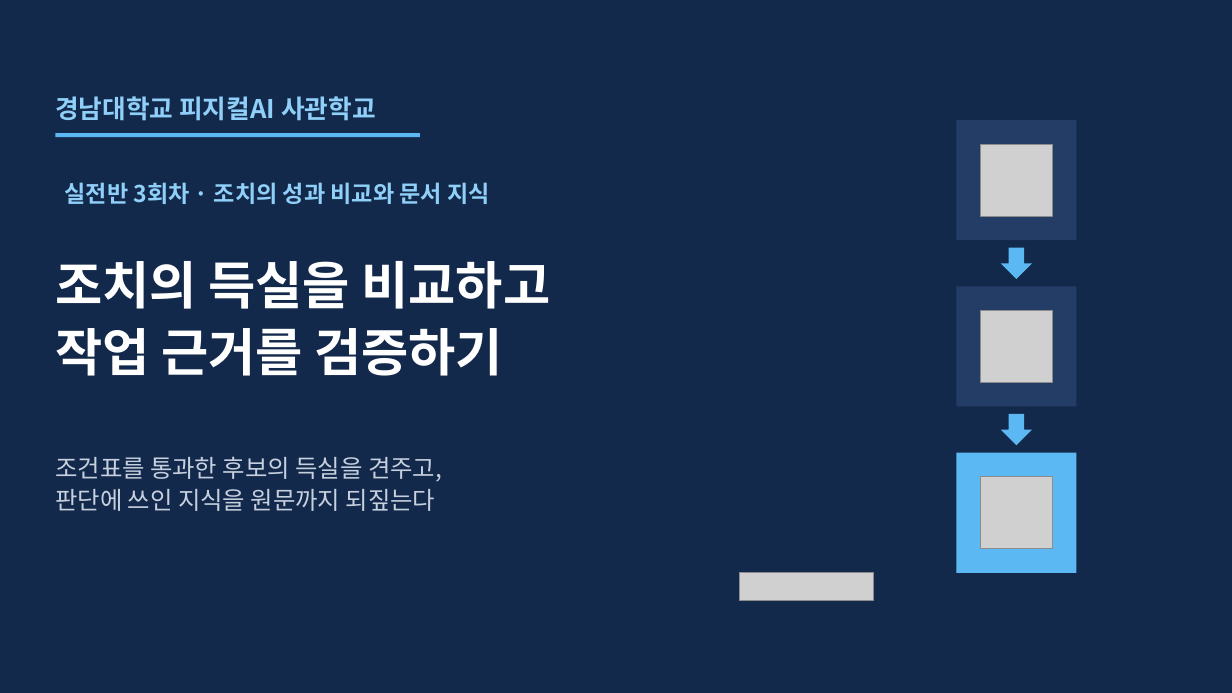
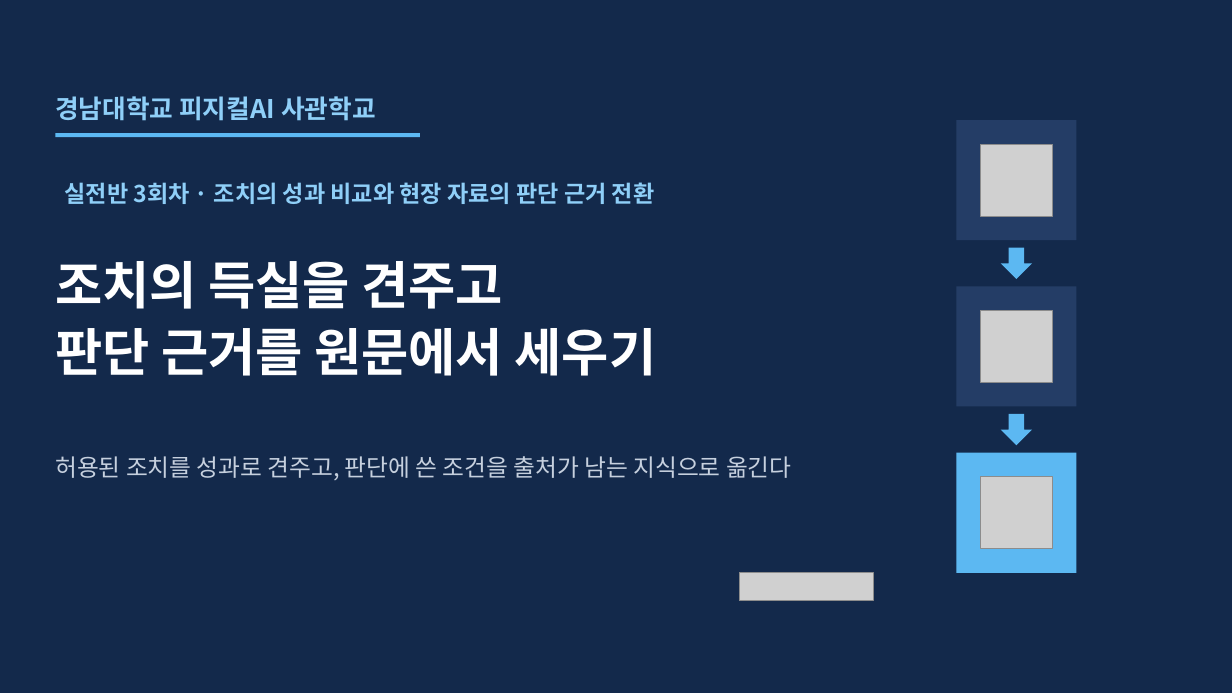
Before and after one commit to uengine-oss/hyd-iot-edu, a slide deck: slide 1 of workspace/강의제작/산출물/실전반/이론/03회차/실전반_03일차.pptx. Drawn at 1232x693 pixels with LibreOffice and Linux fonts; fonts in the diff are those of the drawing; grey boxes stand for pictures. Boxes give left, top, right and bottom in pixels: in the first picture for what was removed or moved away, otherwise in the second. Text is boxed around its words. In the diff, an @@ line names an element or a change of style, - is before the commit and + after.

Commit message:
실전반 3회차 덱 U1~U3(1~23장) 새 판 — 통합 3회차 U3 원본으로 성과 평가 단원을 다시 쓰고 실습1 · 2 소개를 지금 랩대로, 단원마다 독립 검토 지적(3 · 2 · 6건) 고침 · 남은일에 실전 3회차 32 · 33행 미충족 · 동기화.py pull이 이미 없는 파일을 지우다 멈추던 결함

```diff
--- a/workspace/강의제작/산출물/실전반/이론/03회차/실전반_03일차.pptx
+++ b/workspace/강의제작/산출물/실전반/이론/03회차/실전반_03일차.pptx
@@ text at [64, 182, 655, 204]: text changed @@
-실전반 3회차 · 조치의 성과 비교와 문서 지식
+실전반 3회차 · 조치의 성과 비교와 현장 자료의 판단 근거 전환
@@ text at [55, 261, 657, 376]: text changed @@
-조치의 득실을 비교하고
-작업 근거를 검증하기
+조치의 득실을 견주고
+판단 근거를 원문에서 세우기
@@ text at [55, 456, 792, 480]: text changed; size 19 to 18.5 pt @@
-조건표를 통과한 후보의 득실을 견주고,
-판단에 쓰인 지식을 원문까지 되짚는다
+허용된 조치를 성과로 견주고, 판단에 쓴 조건을 출처가 남는 지식으로 옮긴다
```
Also in this commit, not shown: 61 other slides changed, 13 slides added, 12 slides removed, 4 other files.
